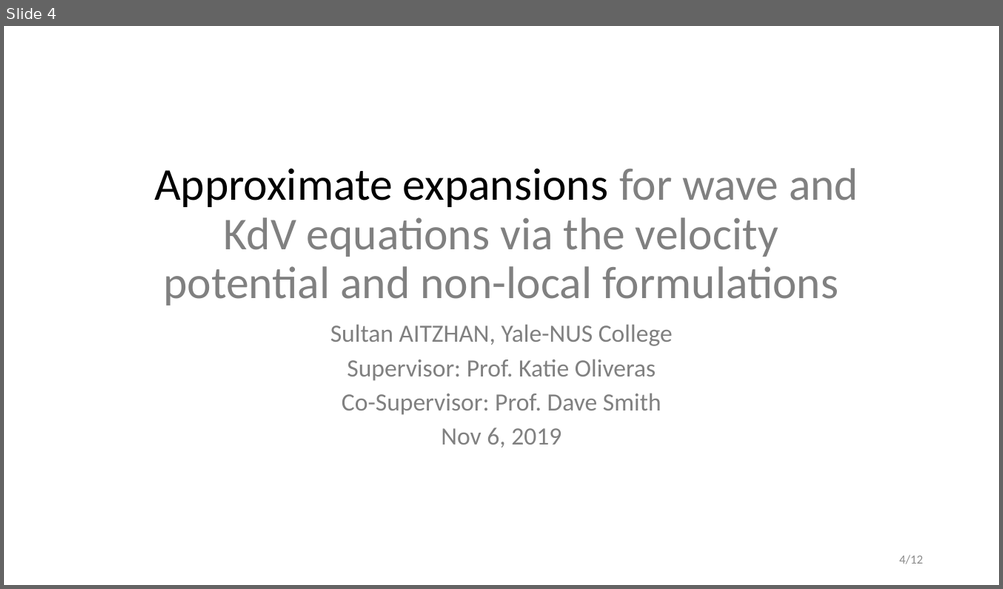
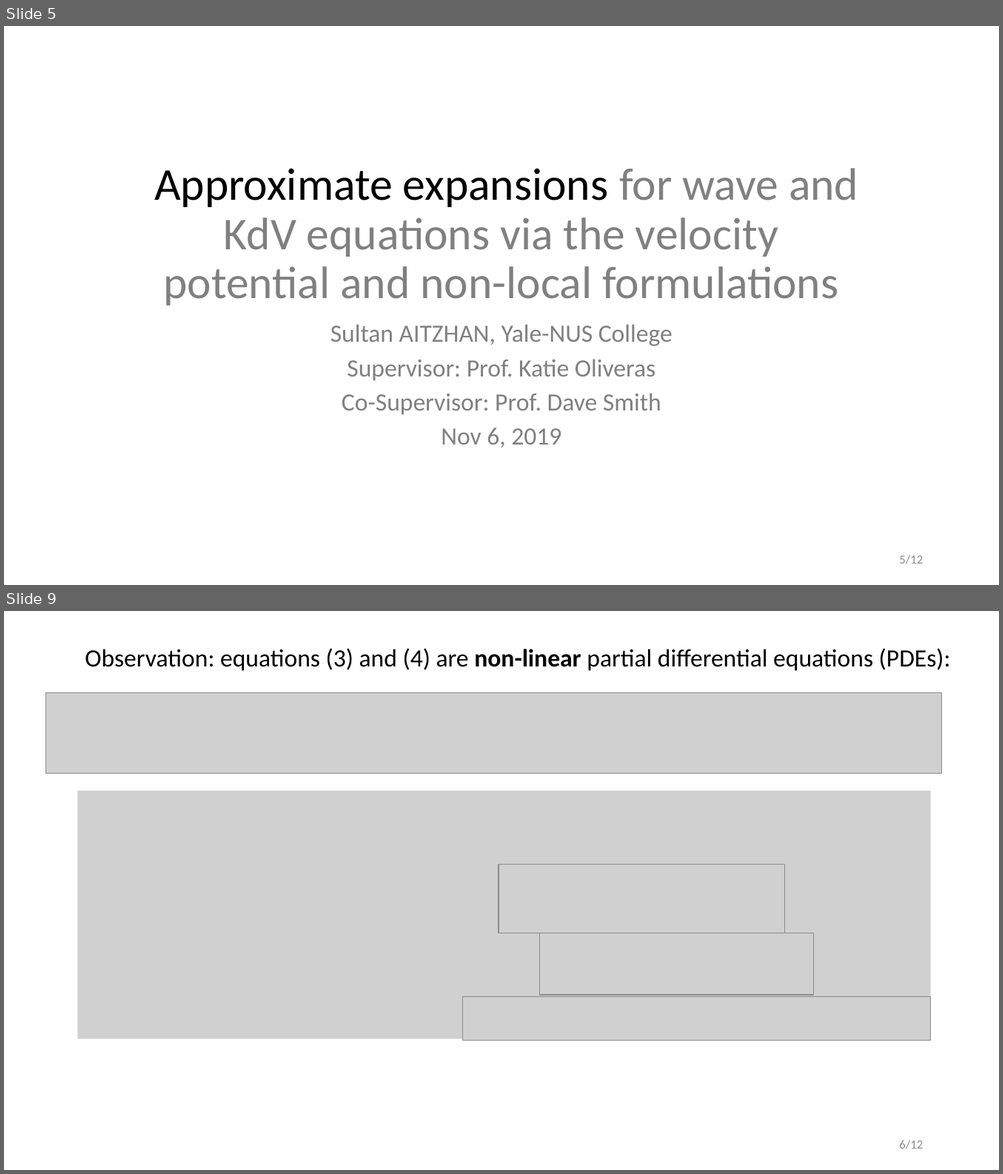
Before and after one commit to sultanaitzhan/Capstone, a slide deck: Semester 1 Presentation/presentation.pptx. Shown one above the other, each under a label of ours: slide 4 before the commit, slides 5 and 9 after it; the slides between them are not shown. The pictures are 1003x589 and 1003x1174 pixels, drawn with LibreOffice and Linux fonts; fonts in the diff are those of the drawing; grey boxes stand for pictures. Boxes give left, top, right and bottom in pixels: in the first picture for what was removed or moved away, otherwise in the second. Text is boxed around its words. In the diff, an @@ line names an element or a change of style, - is before the commit and + after.

```diff
--- a/Semester 1 Presentation/presentation.pptx
+++ b/Semester 1 Presentation/presentation.pptx
@@ slide 9 added at (x1=4, y1=611, x2=999, y2=1170), background #FFFFFF @@
@@ text added at (x1=85, y1=648, x2=950, y2=671), 24 pt, text #000000 @@
+Observation: equations (3) and (4) are non-linear partial differential equations (PDEs):
@@ picture added at (x1=45, y1=693, x2=941, y2=774) @@
@@ picture added at (x1=78, y1=791, x2=930, y2=1039) @@
@@ picture added at (x1=498, y1=865, x2=785, y2=934) @@
@@ picture added at (x1=540, y1=934, x2=814, y2=994) @@
@@ picture added at (x1=462, y1=997, x2=930, y2=1041) @@
@@ text added at (x1=899, y1=1140, x2=922, y2=1150), 12 pt, text #8C8C8C @@
+6/12
@@ what was slide 4 is now slide 5 @@
@@ page number at (x1=899, y1=555, x2=922, y2=565): text changed @@
-4/12
+5/12
```
Also in this commit, not shown: 7 slides changed, 3 other slides added, 1 slide removed, 33 other files.
